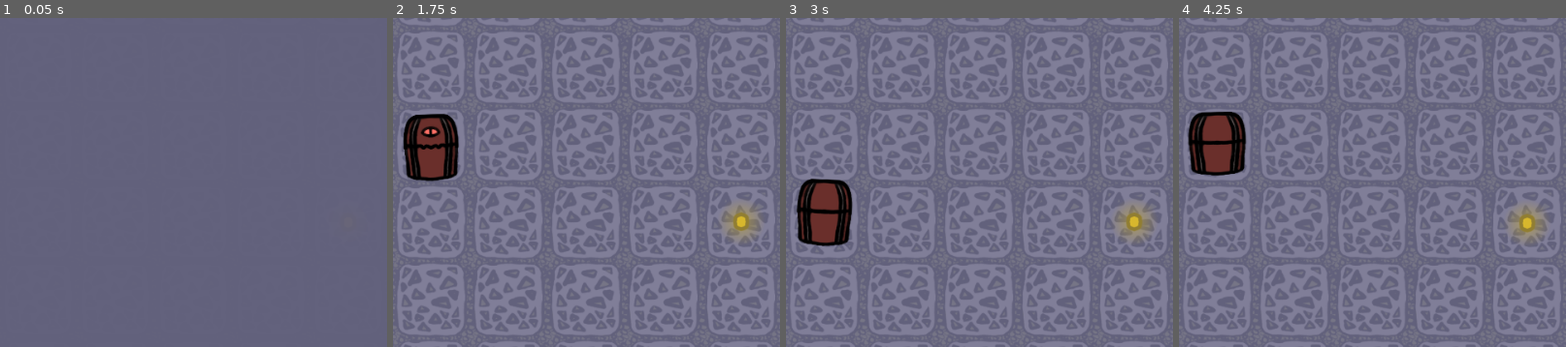
Above: before the commit, frames 1-4 (left to right).
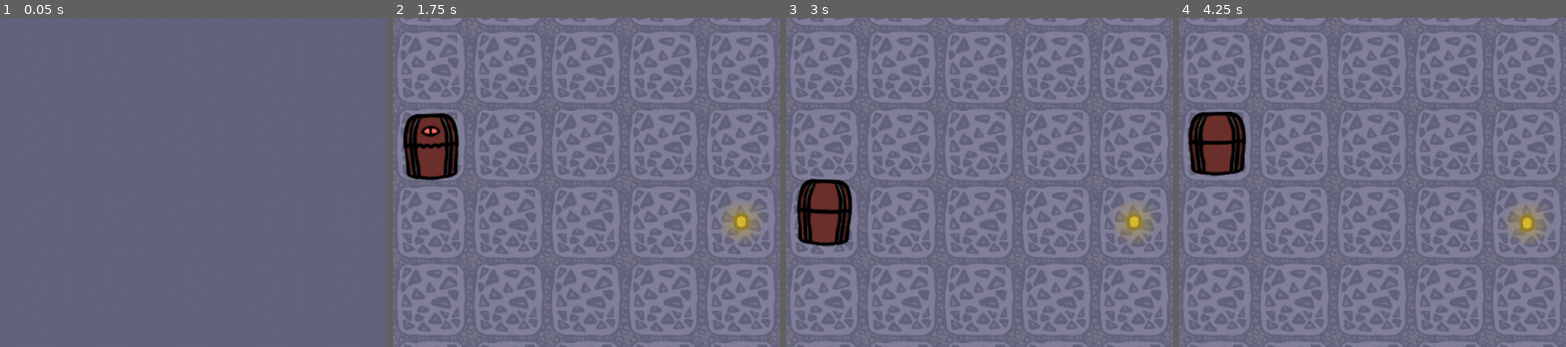
Above: after the commit, the same moments.

Repository: osid54/MimicMunchies
Game: Godot game, scene res://scenes/main.tscn
Same seed, same stepped clock (60 frames per second), same inputs: the game is played once before the commit and once after it.
Inputs:
- Up to frame 1 (0.05 s): no input
- Up to frame 2 (1.75 s): hold D (right) 0.53-1.28 s; hold S (down) from 1.28 s (still down)
- Up to frame 3 (3 s): release S (down) at 2.03 s; hold D (right) 2.03-2.78 s; hold W (up) from 2.78 s (still down)
- Up to frame 4 (4.25 s): release W (up) at 3.53 s; hold A (left) from 3.53 s (still down)
The pictures show only the part of the screen within x 50-100%, y 40-90%; the shares and areas given below are measured in that part.

The runs differ from the first frame. In frame 2, 0.4% of the frame differs, in the area x 2-18%, y 28-50%; in frame 3, less than 0.1%; in frame 4, less than 0.1%.

Commit message:
pacing, death, scaling

Diff:
--- a/assets/characters/enemy.tscn
+++ b/assets/characters/enemy.tscn
@@ -234,6 +234,7 @@
 }
 
 [node name="enemy" type="Area2D"]
+position = Vector2(-3, 0)
 monitoring = false
 monitorable = false
 script = ExtResource("1_kopcc")
--- a/assets/characters/player.tscn
+++ b/assets/characters/player.tscn
@@ -171,6 +171,18 @@
 "update": 1,
 "values": [true]
 }
+tracks/5/type = "value"
+tracks/5/imported = false
+tracks/5/enabled = true
+tracks/5/path = NodePath(".:modulate")
+tracks/5/interp = 1
+tracks/5/loop_wrap = true
+tracks/5/keys = {
+"times": PackedFloat32Array(0),
+"transitions": PackedFloat32Array(1),
+"update": 0,
+"values": [Color(1, 1, 1, 1)]
+}
 
 [sub_resource type="Animation" id="Animation_7fd6t"]
 resource_name = "S"
@@ -284,6 +296,34 @@
 "values": [0.0, 0.0436332, -0.0436332, 0.0, 0.0, -0.0436332, 0.0436332, 0.0, 0.0]
 }
 
+[sub_resource type="Animation" id="Animation_qm7ad"]
+resource_name = "dead"
+length = 0.5
+tracks/0/type = "value"
+tracks/0/imported = false
+tracks/0/enabled = true
+tracks/0/path = NodePath(".:scale")
+tracks/0/interp = 1
+tracks/0/loop_wrap = true
+tracks/0/keys = {
+"times": PackedFloat32Array(0),
+"transitions": PackedFloat32Array(1),
+"update": 0,
+"values": [Vector2(1, 1)]
+}
+tracks/1/type = "value"
+tracks/1/imported = false
+tracks/1/enabled = true
+tracks/1/path = NodePath(".:modulate")
+tracks/1/interp = 1
+tracks/1/loop_wrap = true
+tracks/1/keys = {
+"times": PackedFloat32Array(0, 0.3, 0.5),
+"transitions": PackedFloat32Array(1, 1, 1),
+"update": 0,
+"values": [Color(1, 1, 1, 1), Color(1, 0, 0, 1), Color(1, 0, 0, 0)]
+}
+
 [sub_resource type="AnimationLibrary" id="AnimationLibrary_e1b3e"]
 _data = {
 "E": SubResource("Animation_iovdy"),
@@ -291,6 +331,7 @@
 "RESET": SubResource("Animation_ideos"),
 "S": SubResource("Animation_7fd6t"),
 "W": SubResource("Animation_vp4kp"),
+"dead": SubResource("Animation_qm7ad"),
 "idle": SubResource("Animation_oyv0r")
 }
 
--- a/scripts/coin.gd
+++ b/scripts/coin.gd
@@ -2,3 +2,8 @@
 
 var isCoin := true
 var isEnemy := false
+
+func _ready():
+	modulate = Color(1,1,1,0)
+	var tween = get_tree().create_tween()
+	tween.tween_property(self,"modulate",Color.WHITE,.2)
--- a/scripts/enemy.gd
+++ b/scripts/enemy.gd
@@ -16,13 +16,14 @@
 	$attackJoint/attack.adjust()
 	$AnimationPlayer.play("spawn")
 	await $AnimationPlayer.animation_finished
+	modulate = Color.WHITE
 	$AnimationPlayer.play("idle")
+
 
 func move():
 	await get_tree().create_timer(randf_range(0,.3)).timeout
 	var newPos = pos
-	#print(newPos)
-	#print(getDir())
+	$attackJoint/attack.disAll()
 	match getDir():
 		0:
 			newPos += Vector2(0,-1)
@@ -69,7 +70,6 @@
 	$AnimationPlayer.play("idle")
 
 func rot():
-	#$attackJoint/attack.monitorable = false
 	$attackJoint/attack.disAll()
 	var turn = [-1,1].pick_random()
 	direction += turn
@@ -78,8 +78,8 @@
 	await get_tree().create_timer(.1).timeout
 	$move.play()
 	await get_tree().create_timer(.9).timeout
-	#await get_tree().create_timer(1.0).timeout
-	#$attackJoint/attack.monitorable = true
+	$attackJoint.rotation = getDir()*PI/2
+	$AnimationPlayer.play("idle")
 
 func getDir():
 	return direction % 4
--- a/scripts/player.gd
+++ b/scripts/player.gd
@@ -4,6 +4,7 @@
 	set(value):
 		dead = value
 		$deathSound.play()
+		$AnimationPlayer.play("dead")
 		mainScene.gameOver()
 var moving := false
 @onready var mainScene = get_parent()
@@ -60,20 +61,20 @@
 		mainScene.tiles[newPos.y+3][newPos.x+4] = "player"
 		pos = newPos
 		$Label.text = str(pos)
-		mainScene.score += 1
+		mainScene.score += 1 + mainScene.get_node("enemies").get_child_count()
 
 func endMove():
 	#await get_tree().create_timer(.6).timeout
 	var pitch = randf_range(0.8,1)
 	$moveSound.pitch_scale = pitch
 	$moveSound.play()
+	if mainScene.get_node("enemies").get_child_count() > 0:
+		mainScene.moveEnemy()
+	await get_tree().create_timer(.2).timeout
 	$moveSound2.pitch_scale = pitch
 	$moveSound2.play()
-	await get_tree().create_timer(1).timeout
+	await get_tree().create_timer(.8).timeout
 	$AnimationPlayer.play("idle")
-	if mainScene.get_node("enemies").get_child_count() > 0:
-		mainScene.moveEnemy()
-		await get_tree().create_timer(1.0).timeout
 	moving = false
 	movesLeft -= 1
 	enemiesMove -= 1
@@ -85,7 +86,6 @@
 		$coinSound.play()
 		area.queue_free()
 		mainScene.makeCoin()
-		mainScene.score += 5
+		mainScene.score += int(5*(1+mainScene.get_node("enemies").get_child_count()/2.0))
 	elif area.isEnemy:
-		visible = false
 		dead = true
Not shown: 1 places in assets/characters/player.tscn that only renumber resources
Not shown, changed: src/audio/move3.mp3.import
